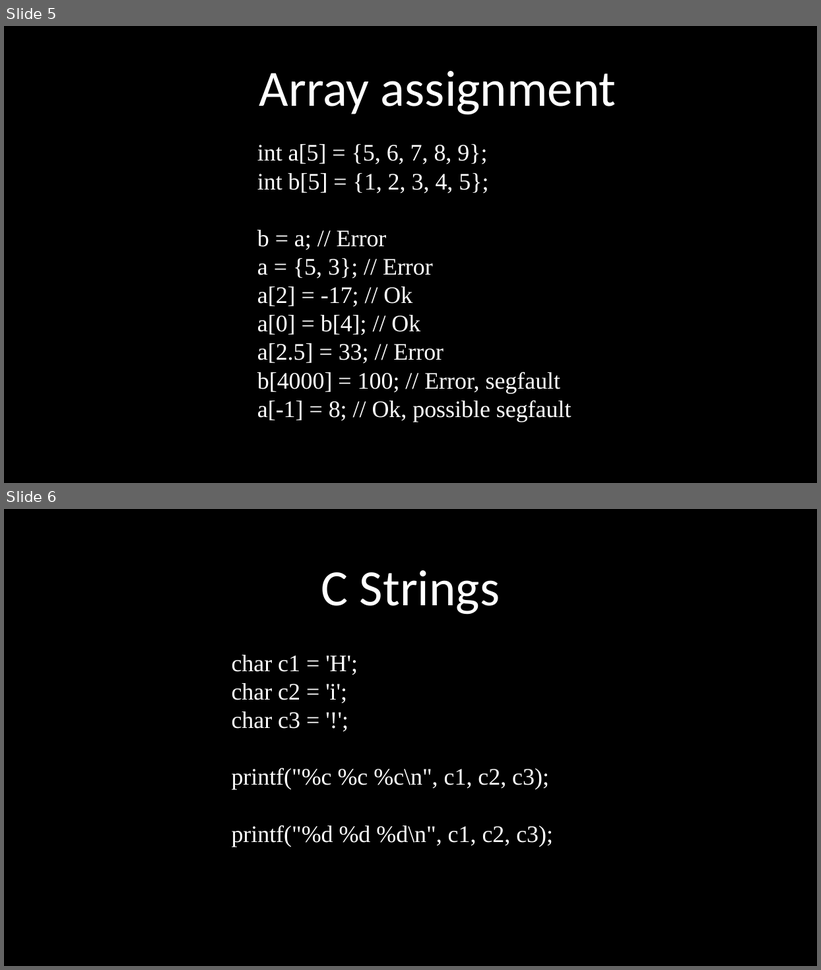
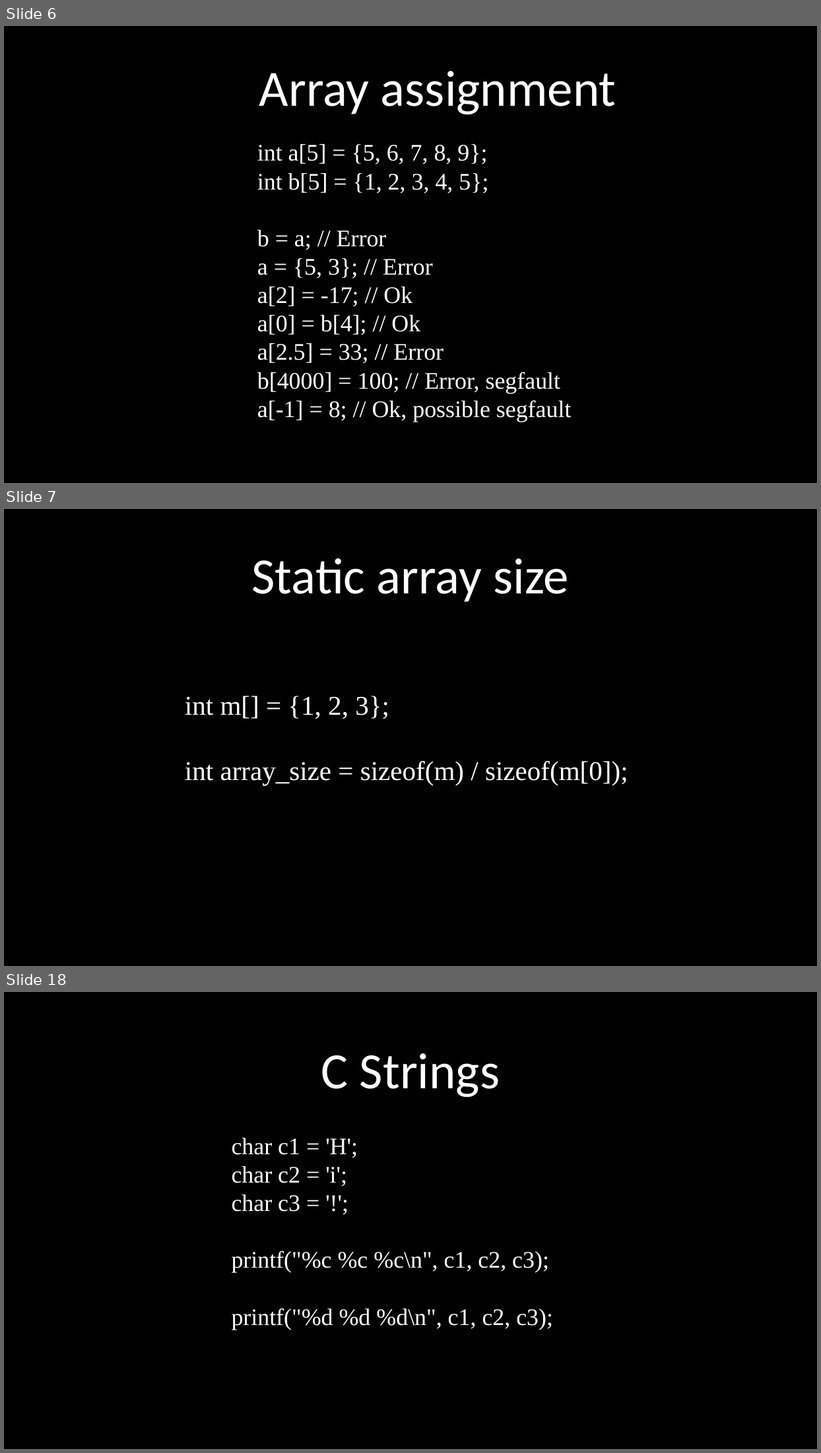
Before and after one commit to kruffka/C-Programming, a slide deck: 2024-2025/slides_pptx/5_static_arrays.pptx. Shown one above the other, each under a label of ours: slides 5 and 6 before the commit, slides 6, 7 and 18 after it; the slides between them are not shown. The pictures are 821x970 and 821x1453 pixels, drawn with LibreOffice and Linux fonts; fonts in the diff are those of the drawing. Boxes give left, top, right and bottom in pixels: in the first picture for what was removed or moved away, otherwise in the second. Text is boxed around its words. In the diff, an @@ line names an element or a change of style, - is before the commit and + after.

Commit message:
Update arrays with matrices and functions

```diff
--- a/2024-2025/slides_pptx/5_static_arrays.pptx
+++ b/2024-2025/slides_pptx/5_static_arrays.pptx
@@ slide 7 added at (4, 509, 817, 966), background #000000 @@
@@ text added at (252, 558, 569, 602), 60 pt, text #FFFFFF @@
+Static array size
@@ text added at (185, 696, 628, 786), 32 pt, text #FFFFFF @@
+int m[] = {1, 2, 3};
+int array_size = sizeof(m) / sizeof(m[0]);
@@ what was slide 5 is now slide 6 @@
@@ what was slide 6 is now slide 18 @@
```
Also in this commit, not shown: 2 slides changed, 9 other slides added, 2 other files.
